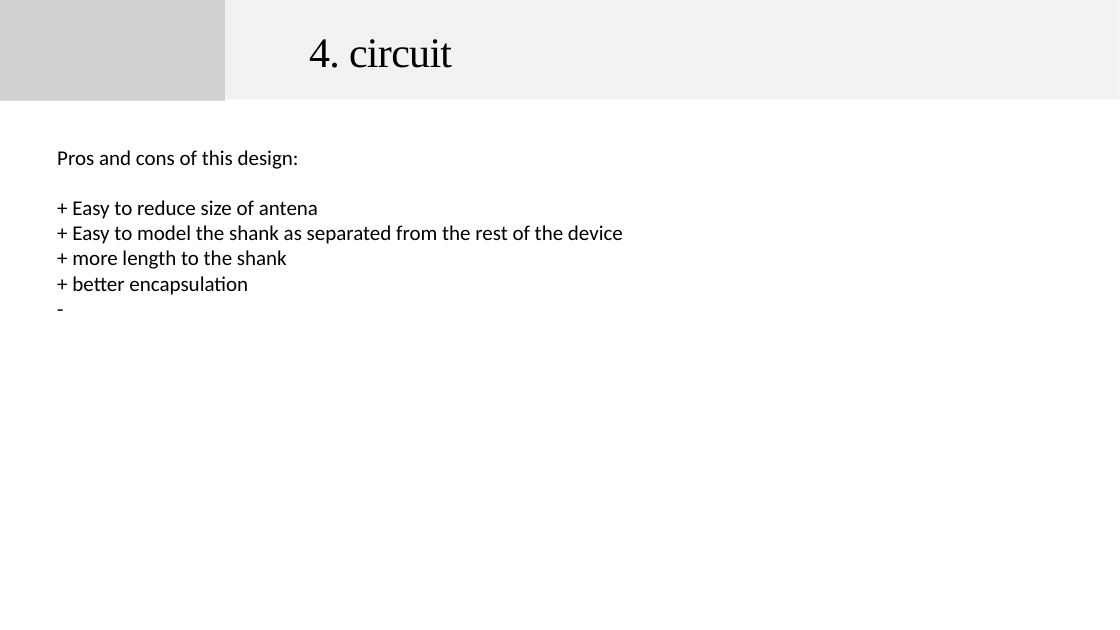
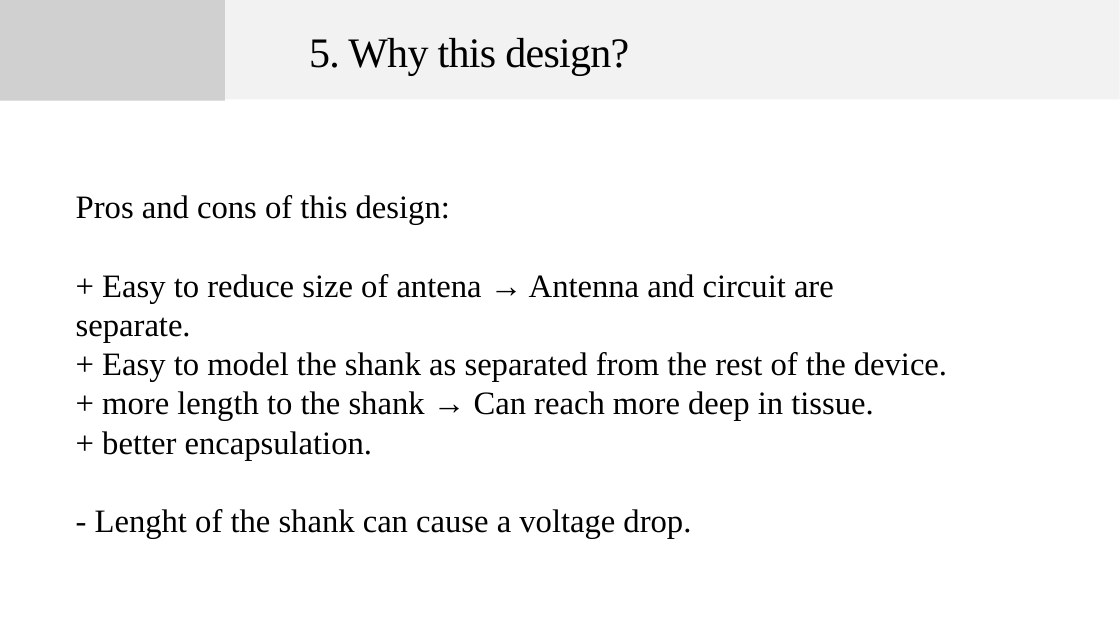
Before and after one commit to GGChe/Bioimplantable_Device, a slide deck: slide 5 of Individual_Contribution/GabrielGaleote/proofOfConcept/proofOfConcept.pptx. Drawn at 1120x630 pixels with LibreOffice and Linux fonts; fonts in the diff are those of the drawing; grey boxes stand for pictures. Boxes give left, top, right and bottom in pixels: in the first picture for what was removed or moved away, otherwise in the second. Text is boxed around its words. In the diff, an @@ line names an element or a change of style, - is before the commit and + after.

Commit message:
Presentation

```diff
--- a/Individual_Contribution/GabrielGaleote/proofOfConcept/proofOfConcept.pptx
+++ b/Individual_Contribution/GabrielGaleote/proofOfConcept/proofOfConcept.pptx
@@ title at (309, 38, 629, 75): text changed @@
-4. circuit
+5. Why this design?
@@ text "Pros and cons of this ...": place and size @@
-text "Pros and cons of this ..." at (57, 150, 623, 295)
+text "Pros and cons of this ..." at (76, 195, 947, 538)
@@ text at (76, 195, 450, 225): size 18 to 28 pt, font Calibri to Times New Roman in "Pros and cons of this design:" @@
@@ text at (76, 274, 947, 538): text changed; size 18 to 28 pt; font Calibri to Times New Roman @@
-+ Easy to reduce size of antena
-+ Easy to model the shank as separated from the rest of the device
-+ more length to the shank
-+ better encapsulation
--
++ Easy to reduce size of antena → Antenna and circuit are separate.
++ Easy to model the shank as separated from the rest of the device.
++ more length to the shank → Can reach more deep in tissue.
++ better encapsulation.
+- Lenght of the shank can cause a voltage drop.
```
Also in this commit, not shown: 2 other slides changed, 1 slide added.
